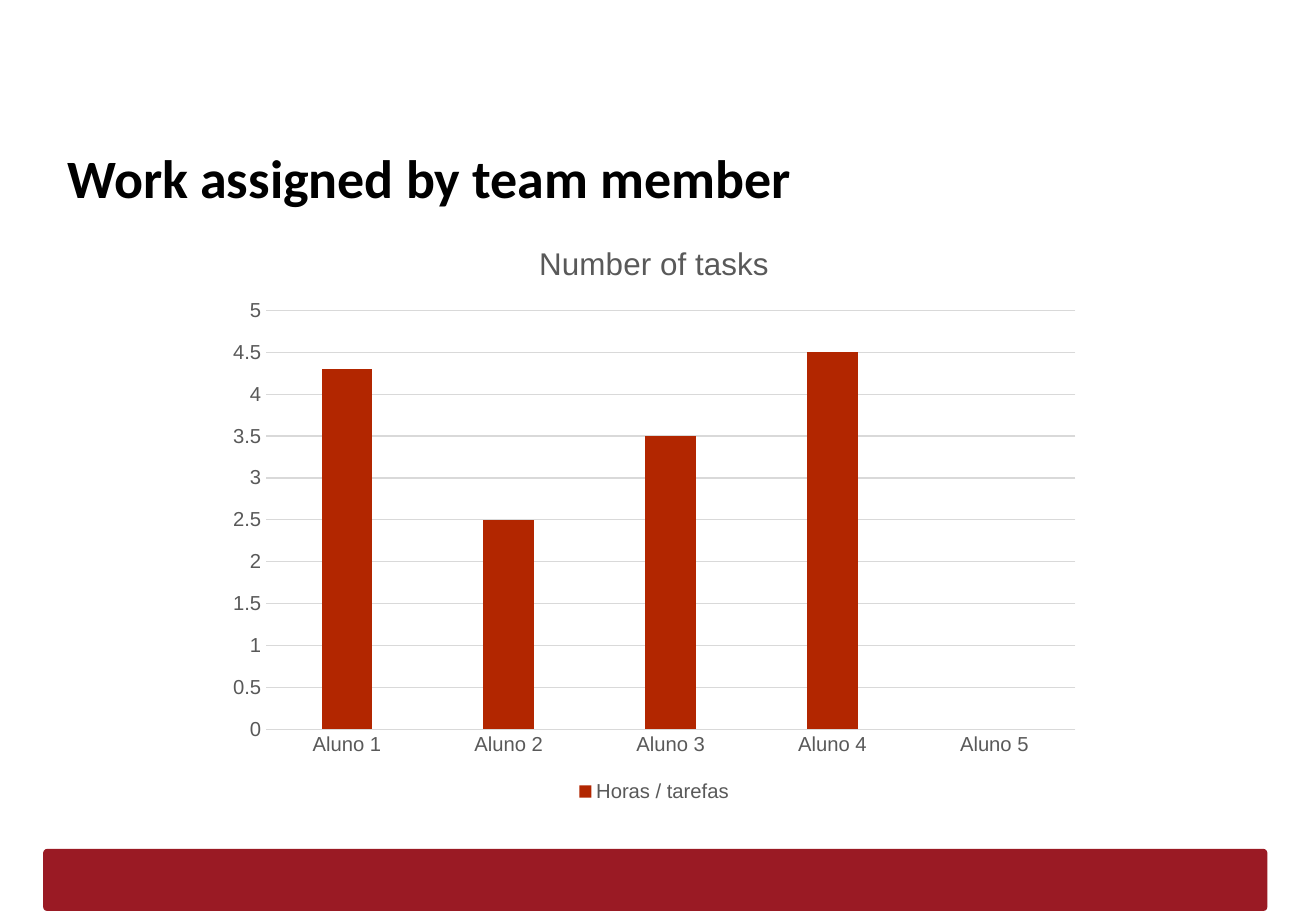
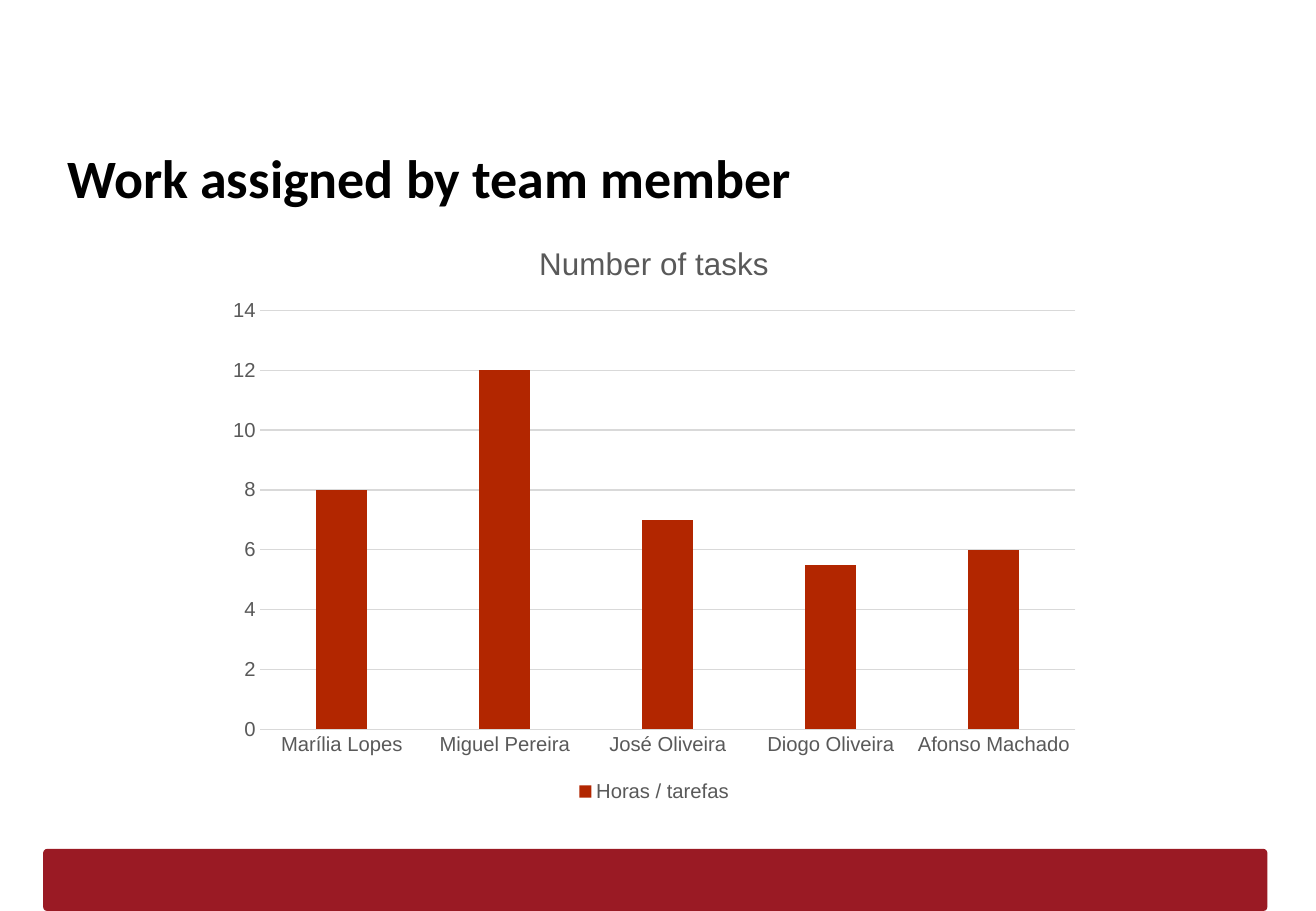
Before and after one commit to AfonsoMachado1892/Logistics-on-Rails, a slide deck: slide 5 of Scrum/LAPR3-Sprint1-Report_GXXX.pptx. Drawn at 1316x911 pixels with LibreOffice and Linux fonts; fonts in the diff are those of the drawing; background and template pictures are left out. Boxes give left, top, right and bottom in pixels: in the first picture for what was removed or moved away, otherwise in the second. Text is boxed around its words. In the diff, an @@ line names an element or a change of style, - is before the commit and + after.

```diff
--- a/Scrum/LAPR3-Sprint1-Report_GXXX.pptx
+++ b/Scrum/LAPR3-Sprint1-Report_GXXX.pptx
@@ column chart at [215, 222, 1092, 807] @@
-categories: Aluno 1, Aluno 2, Aluno 3, Aluno 4, Aluno 5
+categories: Marília Lopes, Miguel Pereira, José Oliveira, Diogo Oliveira, Afonso Machado
-Horas / tarefas: 4.3, 2.5, 3.5, 4.5, -
+Horas / tarefas: 8, 12, 7, 5.5, 6
```
Also in this commit, not shown: 3 other slides changed, 1 other file.
